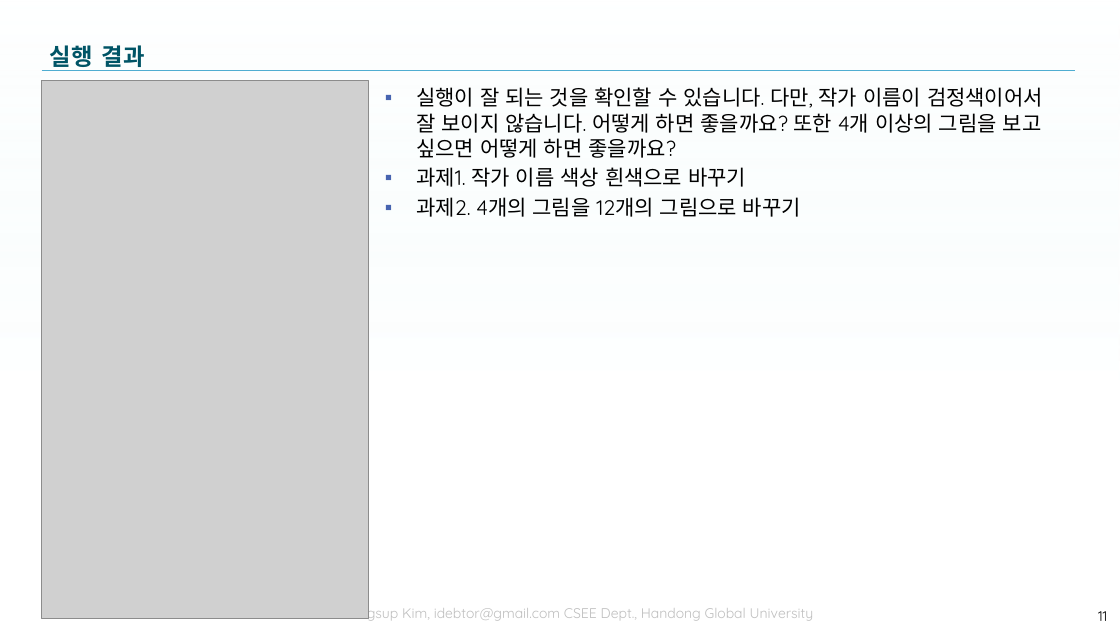
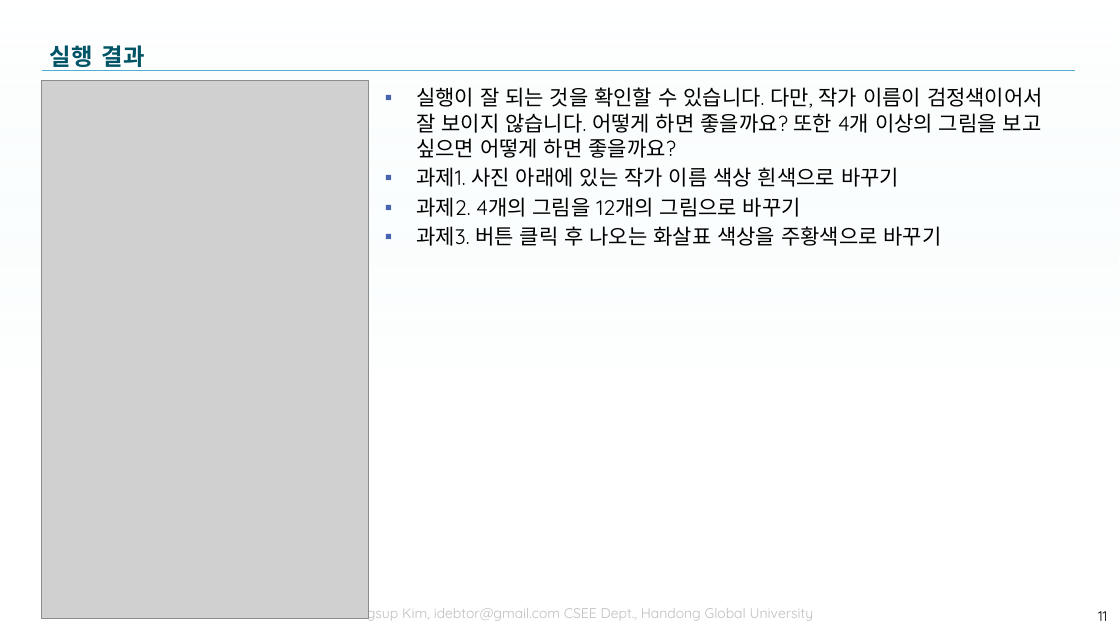
Before and after one commit to tae7841/HuStarAS, a slide deck: slide 11 of ppts/07RecyclerView.pptx. Drawn at 1120x630 pixels with LibreOffice and Linux fonts; fonts in the diff are those of the drawing; grey boxes stand for pictures; background and template pictures are left out. Boxes give left, top, right and bottom in pixels: in the first picture for what was removed or moved away, otherwise in the second. Text is boxed around its words. In the diff, an @@ line names an element or a change of style, - is before the commit and + after.

```diff
--- a/ppts/07RecyclerView.pptx
+++ b/ppts/07RecyclerView.pptx
@@ text at (416,167,899,187): text changed @@
-▪ 과제1. 작가 이름 색상 흰색으로 바꾸기
+▪ 과제1. 사진 아래에 있는 작가 이름 색상 흰색으로 바꾸기
@@ text at (416,226,942,246): paragraph added @@
+▪ 과제3. 버튼 클릭 후 나오는 화살표 색상을 주황색으로 바꾸기
```
Also in this commit, not shown: 8 other files.
